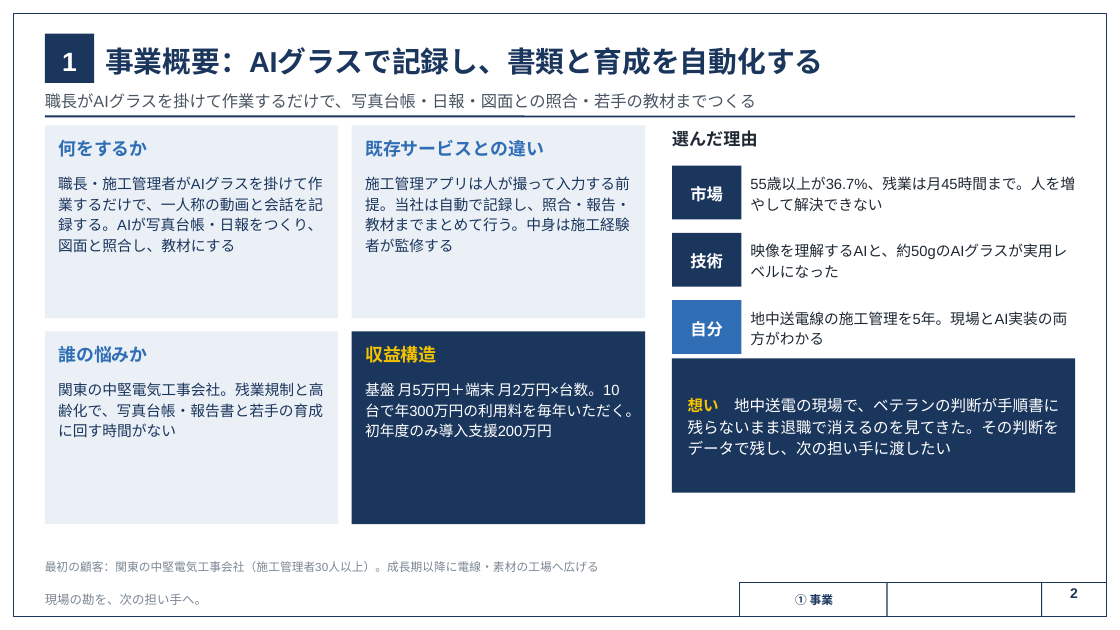
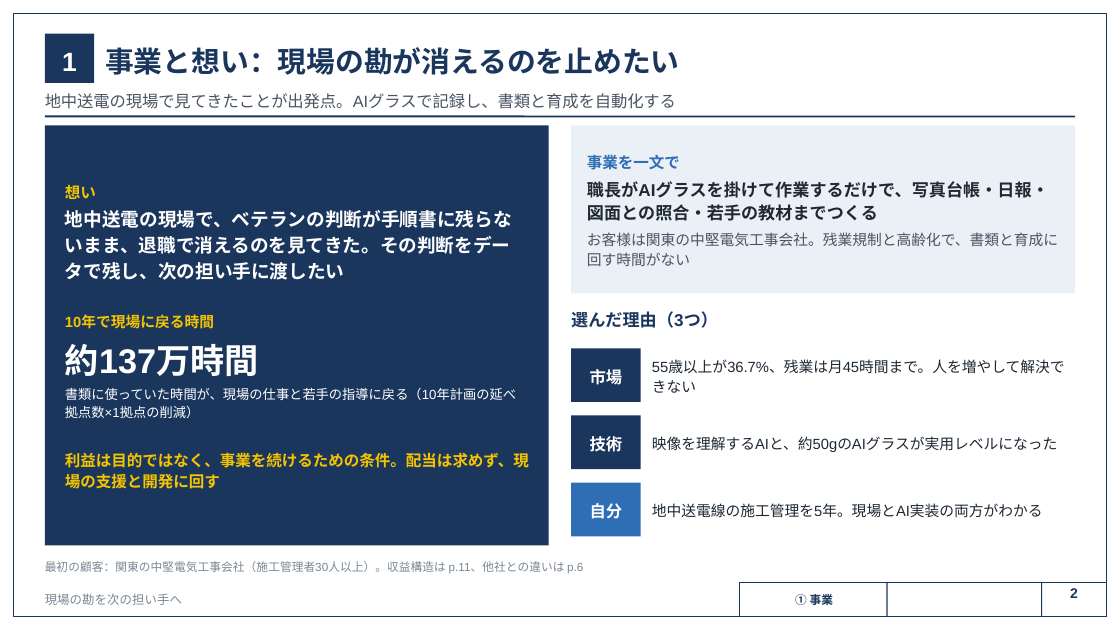
Before and after one commit to SEITOSHIKI/-ai-commute-audio-, a slide deck: slide 2 of deck/カンツギ_事業計画書_16枚版.pptx. Drawn at 1120x630 pixels with LibreOffice and Linux fonts; fonts in the diff are those of the drawing; background and template pictures are left out. Boxes give left, top, right and bottom in pixels: in the first picture for what was removed or moved away, otherwise in the second. Text is boxed around its words. In the diff, an @@ line names an element or a change of style, - is before the commit and + after.

```diff
--- a/deck/カンツギ_事業計画書_16枚版.pptx
+++ b/deck/カンツギ_事業計画書_16枚版.pptx
@@ text at [105, 47, 679, 75]: text changed @@
-事業概要：AIグラスで記録し、書類と育成を自動化する
+事業と想い：現場の勘が消えるのを止めたい
@@ text at [45, 93, 676, 109]: text changed @@
-職長がAIグラスを掛けて作業するだけで、写真台帳・日報・図面との照合・若手の教材までつくる
+地中送電の現場で見てきたことが出発点。AIグラスで記録し、書類と育成を自動化する
@@ rectangle: place and size @@
-rectangle at [45, 125, 338, 318]
+rectangle at [45, 125, 549, 545]
@@ rectangle at [45, 125, 549, 545]: fill #EAF0F6 to #1B365D @@
@@ text removed at [58, 140, 148, 157] @@
-何をするか
@@ rectangle removed at [352, 125, 645, 318] @@
@@ text removed at [365, 140, 544, 157] @@
-既存サービスとの違い
@@ rectangle added at [571, 125, 1075, 293], fill #EAF0F6 @@
@@ text removed at [58, 176, 323, 252] @@
-職長・施工管理者がAIグラスを掛けて作業するだけで、一人称の動画と会話を記録する。AIが写真台帳・日報をつくり、図面と照合し、教材にする
@@ text removed at [365, 176, 630, 252] @@
-施工管理アプリは人が撮って入力する前提。当社は自動で記録し、照合・報告・教材までまとめて行う。中身は施工経験者が監修する
@@ text added at [587, 154, 1058, 266], 11 pt, text #1F2933, bold @@
+事業を一文で
+職長がAIグラスを掛けて作業するだけで、写真台帳・日報・図面との照合・若手の教材までつくる
+お客様は関東の中堅電気工事会社。残業規制と高齢化で、書類と育成に回す時間がない
@@ text at [65, 185, 529, 489]: text changed; size 10 to 12 pt; bold on @@
-想い 地中送電の現場で、ベテランの判断が手順書に残らないまま退職で消えるのを見てきた。その判断をデータで残し、次の担い手に渡したい
+想い
+地中送電の現場で、ベテランの判断が手順書に残らないまま、退職で消えるのを見てきた。その判断をデータで残し、次の担い手に渡したい
+10年で現場に戻る時間
+約137万時間
+書類に使っていた時間が、現場の仕事と若手の指導に戻る（10年計画の延べ拠点数×1拠点の削減）
+利益は目的ではなく、事業を続けるための条件。配当は求めず、現場の支援と開発に回す
@@ text at [571, 311, 718, 328]: text changed; text colour #1F2933 to #1B365D @@
-選んだ理由
+選んだ理由（3つ）
@@ rectangle removed at [45, 332, 338, 524] @@
@@ text removed at [58, 345, 148, 363] @@
-誰の悩みか
@@ rectangle removed at [352, 332, 645, 524] @@
@@ text removed at [365, 346, 437, 363] @@
-収益構造
@@ text "市場": place and size @@
-text "市場" at [690, 186, 723, 202]
+text "市場" at [590, 369, 623, 385]
@@ rectangle: place and size @@
-rectangle at [672, 166, 741, 220]
+rectangle at [571, 348, 641, 402]
@@ text "55歳以上が36.7%、残業は月45時間まで。人を増やして解決できない" rewrapped from [750, 177, 1075, 211] to [652, 360, 1065, 393] @@
@@ rectangle removed at [672, 358, 1075, 493] @@
@@ text removed at [58, 382, 323, 437] @@
-関東の中堅電気工事会社。残業規制と高齢化で、写真台帳・報告書と若手の育成に回す時間がない
@@ text removed at [365, 382, 640, 437] @@
-基盤 月5万円＋端末 月2万円×台数。10台で年300万円の利用料を毎年いただく。初年度のみ導入支援200万円
@@ text "映像を理解するAIと、約50gのAIグラスが実用レベルになった" rewrapped from [750, 243, 1067, 259] to [652, 436, 1057, 452] @@
@@ text "地中送電線の施工管理を5年。現場とAI実装の両方がわかる" rewrapped from [750, 311, 1067, 326] to [652, 503, 1043, 518] @@
@@ 2 texts, 2 rectangles: place and size @@
-2 texts, 2 rectangles at [672, 233, 741, 354]
+2 texts, 2 rectangles at [571, 416, 641, 536]
@@ text at [45, 561, 583, 574]: text changed @@
-最初の顧客：関東の中堅電気工事会社（施工管理者30人以上）。成長期以降に電線・素材の工場へ広げる
+最初の顧客：関東の中堅電気工事会社（施工管理者30人以上）。収益構造は p.11、他社との違いは p.6
@@ text at [45, 593, 182, 605]: text changed @@
-現場の勘を、次の担い手へ。
+現場の勘を次の担い手へ
```
Also in this commit, not shown: 15 other slides changed, 20 other files.
